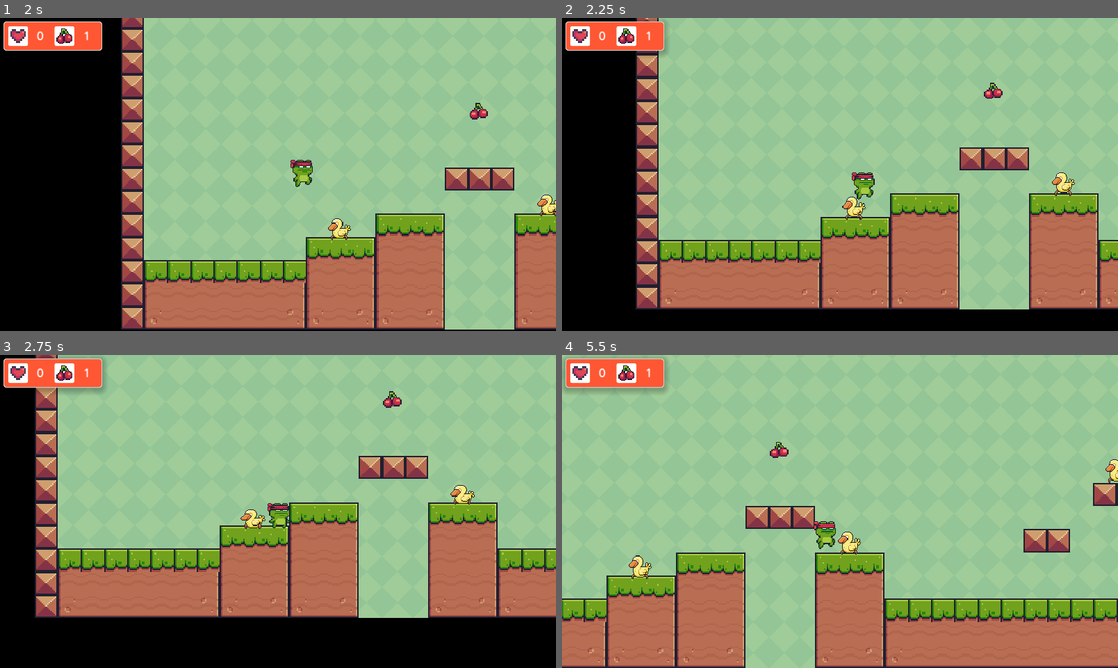
Above: before the commit, frames 1-4 (two rows, left to right).
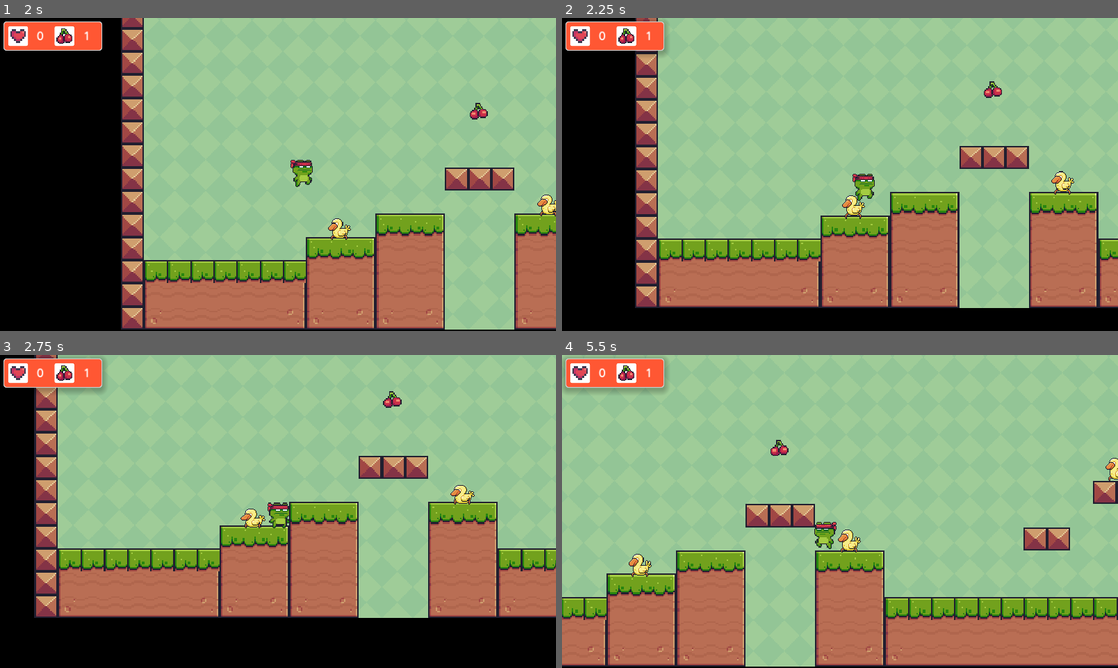
Above: after the commit, the same moments.

Repository: juanmagelay/2d-platformer-videogame
Game: Godot game, scene res://scenes/main_menu.tscn
The game is run twice, just before and just after one commit, with the same random seed, the same clock (stepped at 60 frames per second) and the same inputs.
Inputs:
- Up to frame 1 (2 s): click "Level 1" at 0.5 s; hold Right (right) from 1.28 s (still down); tap Up (jump) at 1.52 s
- Up to frame 2 (2.25 s): keep holding Right (right)
- Up to frame 3 (2.75 s): keep holding Right (right); tap Up (jump) at 2.27 s
- Up to frame 4 (5.5 s): release Right (right) at 2.78 s; hold Left (left) 2.78-3.53 s; hold Right (right) 3.53-5.03 s; tap Up (jump) at 3.77, 4.52, 5.27 s; hold Left (left) from 5.03 s (still down)

Frame 1 is identical in both runs. In frame 2, 5.7% of the frame differs, in the area x 13-100%, y 0-94%; in frame 3, 0.7%; in frame 4, 6.2%, in the area x 0-100%, y 27-100%.

Commit message:
Enemy Duck Collision shape 2D location edited

Diff:
--- a/scenes/enemy_duck_body_2d.tscn
+++ b/scenes/enemy_duck_body_2d.tscn
@@ -55,6 +55,7 @@
 hframes = 10
 
 [node name="CollisionShape2D" type="CollisionShape2D" parent="."]
+position = Vector2(-1, 5)
 shape = SubResource("CircleShape2D_imieo")
 
 [node name="AnimationPlayer" type="AnimationPlayer" parent="."]
